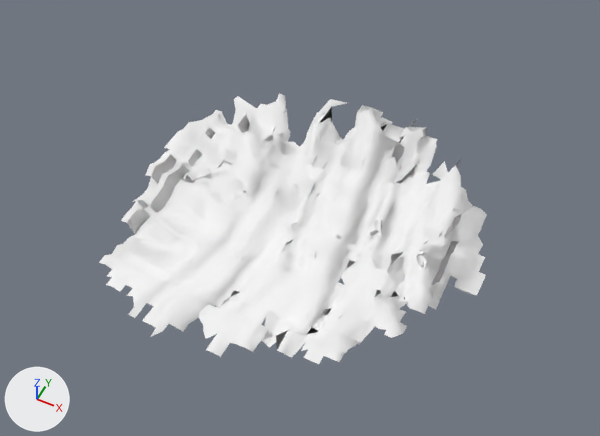
One commit to the glTF model public/static/models/product_on-agate_mortar/product_on-agate_mortar.gltf: the scene before it, then after it.
Both versions are drawn from a 50 mm lens placed at (30.3, -61.4, 78.2), pointed at (-0.7, 0.5, 0.7). The axes (+X, +Y, +Z) are drawn at lower left. The lights are the same throughout. Vertices at the same position are counted once.
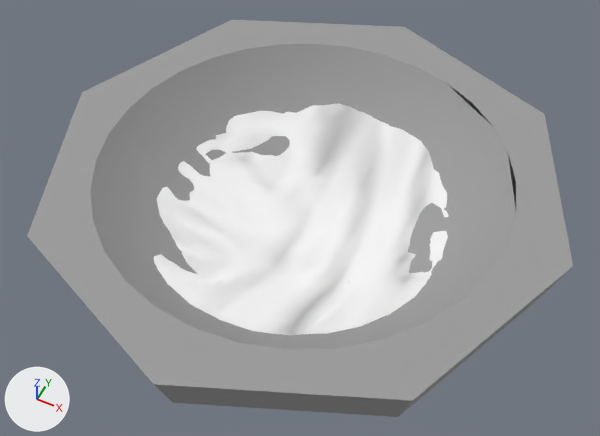
The edits, one by one:
Material 'wire_086086086' (mat_wire_086086086) is new.
Its base color is (0.337, 0.337, 0.337) (grey #9d9d9d).
Its roughness is 0.968.
me_plane001_1 is used by ob_plane001; location (0.0, 0.0, 0.0).
me_plane001_1 had 2573 vertices, 4596 faces and spanned x -20.4..23.2, y -24.8..21.6, z -2.0..6.0.
me_plane001_1 now has 1436 vertices, 2573 faces and spans x -24.4..23.3, y -28.5..27.6, z -1.5..6.1.
me_plane001_1 part 1: 2565 vertices removed from x -20.4..23.2, y -24.8..21.6, z -2.0..6.0; 784 vertices added at x -24.4..23.0, y -28.5..27.6, z -1.4..6.1.
Mesh me_agate_mortar_1 is new.
It has 193 vertices, 382 faces and spans x -31.5..31.5, y -31.5..31.5, z -9.8..9.8.
It uses material mat_wire_086086086 (grey #9d9d9d).
Object 'agate_mortar' (ob_agate_mortar) is new; it shows me_agate_mortar_1.
Its location is (0.0, 0.0, 0.0).

Location of each change, [x1, y1, x2, y2] in pixels of the pictures (600 x 436 px):
'agate_mortar', added
    after: [27, 20, 573, 417]
'Plane001', reshaped
    before: [99, 94, 487, 364]
    after: [154, 103, 448, 335]
